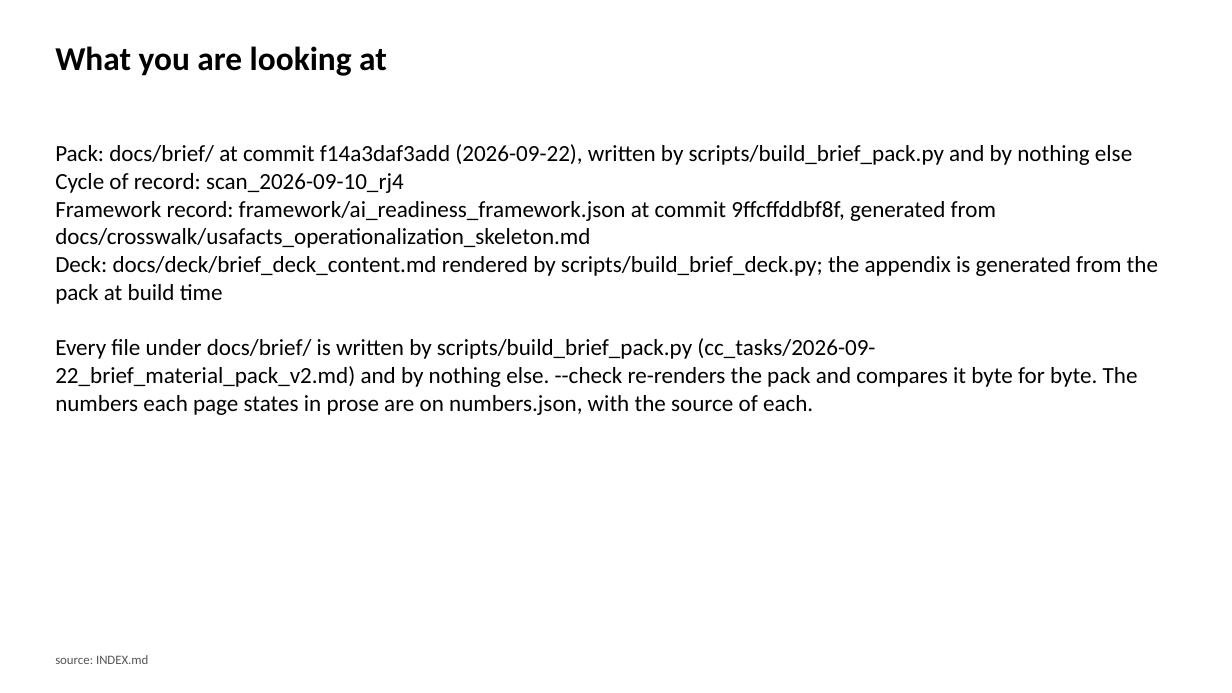
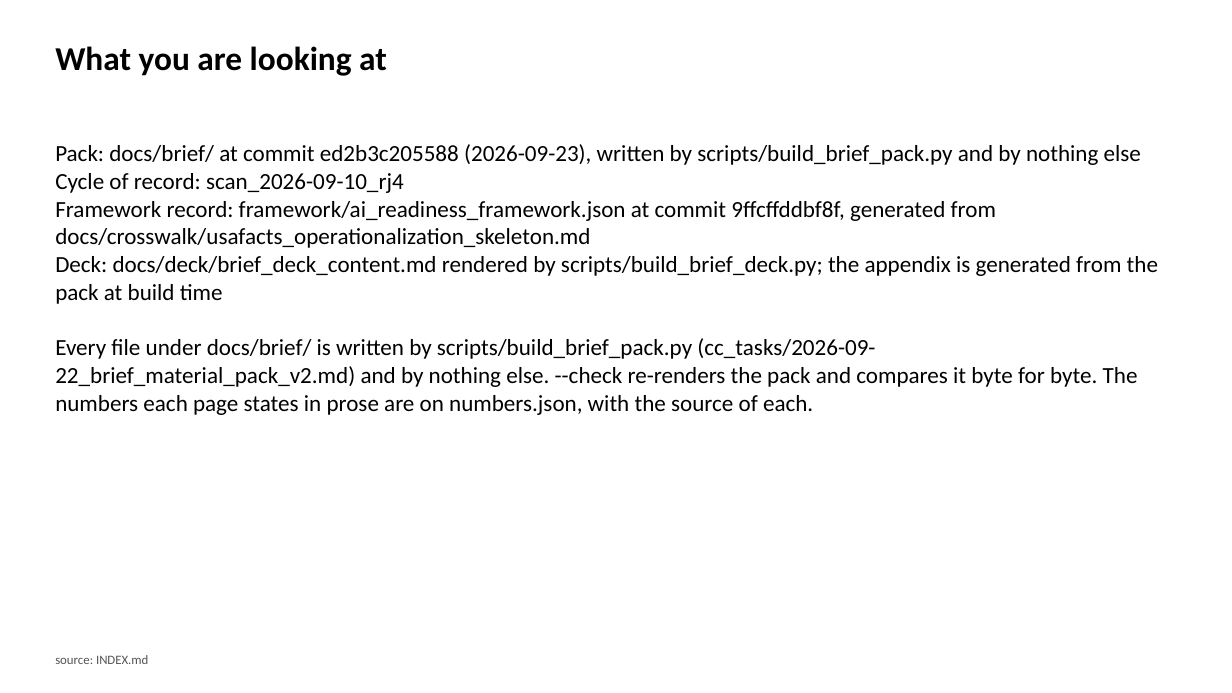
Before and after one commit to brockwebb/ai-readiness-kg, a slide deck: slide 4 of docs/deck/brief_deck.pptx. Drawn at 1232x693 pixels with LibreOffice and Linux fonts; fonts in the diff are those of the drawing. Boxes give left, top, right and bottom in pixels: in the first picture for what was removed or moved away, otherwise in the second. Text is boxed around its words. In the diff, an @@ line names an element or a change of style, - is before the commit and + after.

```diff
--- a/docs/deck/brief_deck.pptx
+++ b/docs/deck/brief_deck.pptx
@@ text at <box>55,144,1141,165</box>: text changed @@
-Pack: docs/brief/ at commit f14a3daf3add (2026-09-22), written by scripts/build_brief_pack.py and by nothing else
+Pack: docs/brief/ at commit ed2b3c205588 (2026-09-23), written by scripts/build_brief_pack.py and by nothing else
```
Also in this commit, not shown: 6 other slides changed, 1 slide added, 227 slides removed, 8 other files.
